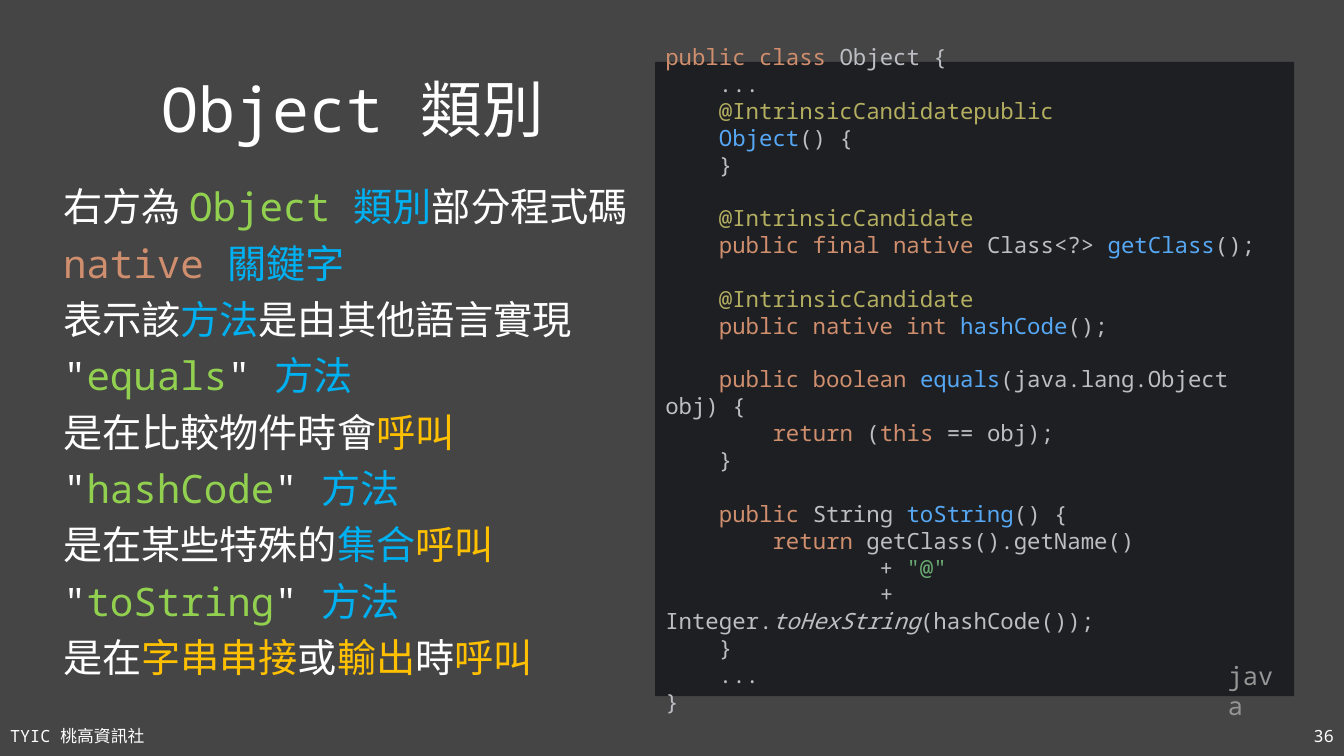
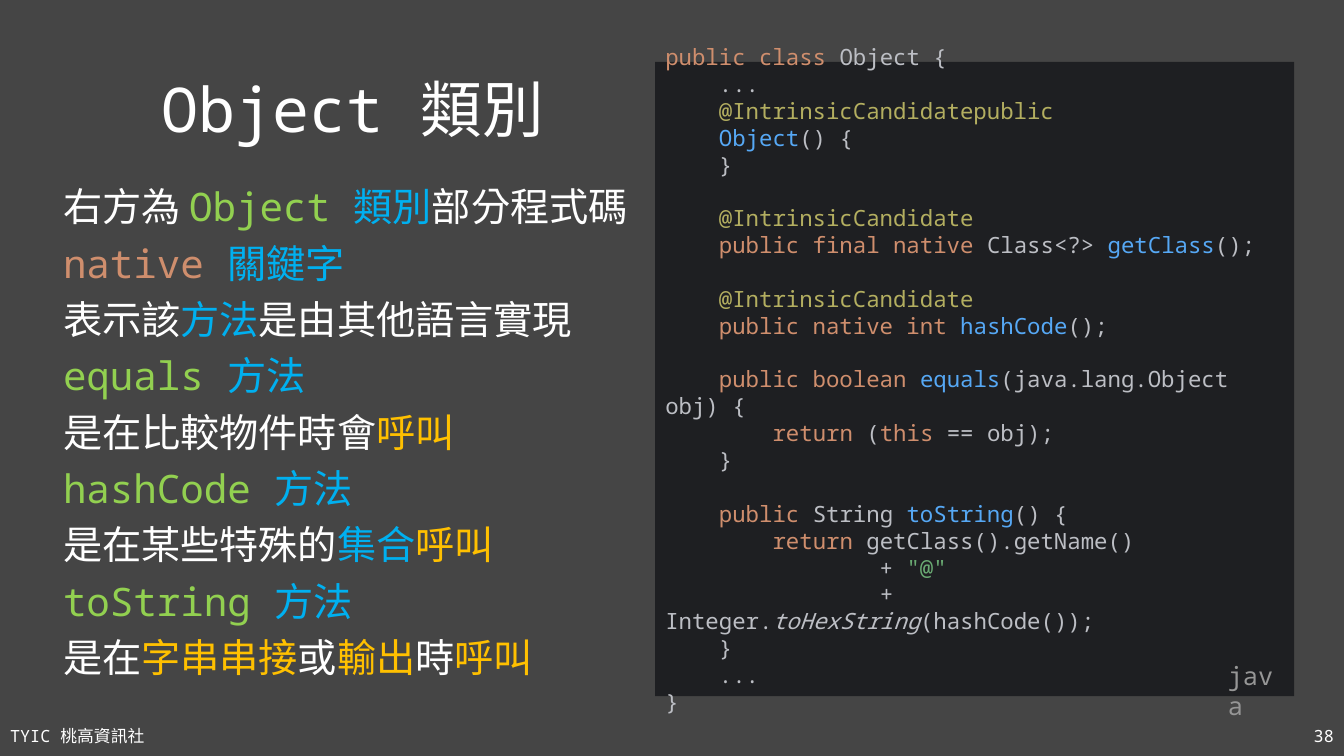
Before and after one commit to TYSHIC/slides, a slide deck: slide 38 of ppt/08_類別與物件.pptx (slide 36 before the commit). Drawn at 1344x756 pixels with LibreOffice and Linux fonts; fonts in the diff are those of the drawing. Boxes give left, top, right and bottom in pixels: in the first picture for what was removed or moved away, otherwise in the second. Text is boxed around its words. In the diff, an @@ line names an element or a change of style, - is before the commit and + after.

```diff
--- a/ppt/08_類別與物件.pptx
+++ b/ppt/08_類別與物件.pptx
@@ text at (x1=63, y1=357, x2=305, y2=400): text changed @@
-"equals" 方法
+equals 方法
@@ text at (x1=63, y1=470, x2=352, y2=506): text changed @@
-"hashCode" 方法
+hashCode 方法
@@ text at (x1=63, y1=583, x2=352, y2=626): text changed @@
-"toString" 方法
+toString 方法
@@ page number at (x1=1314, y1=730, x2=1334, y2=742): text changed @@
-36
+38
```
Also in this commit, not shown: 8 other slides changed, 2 slides added, 3 other files.
